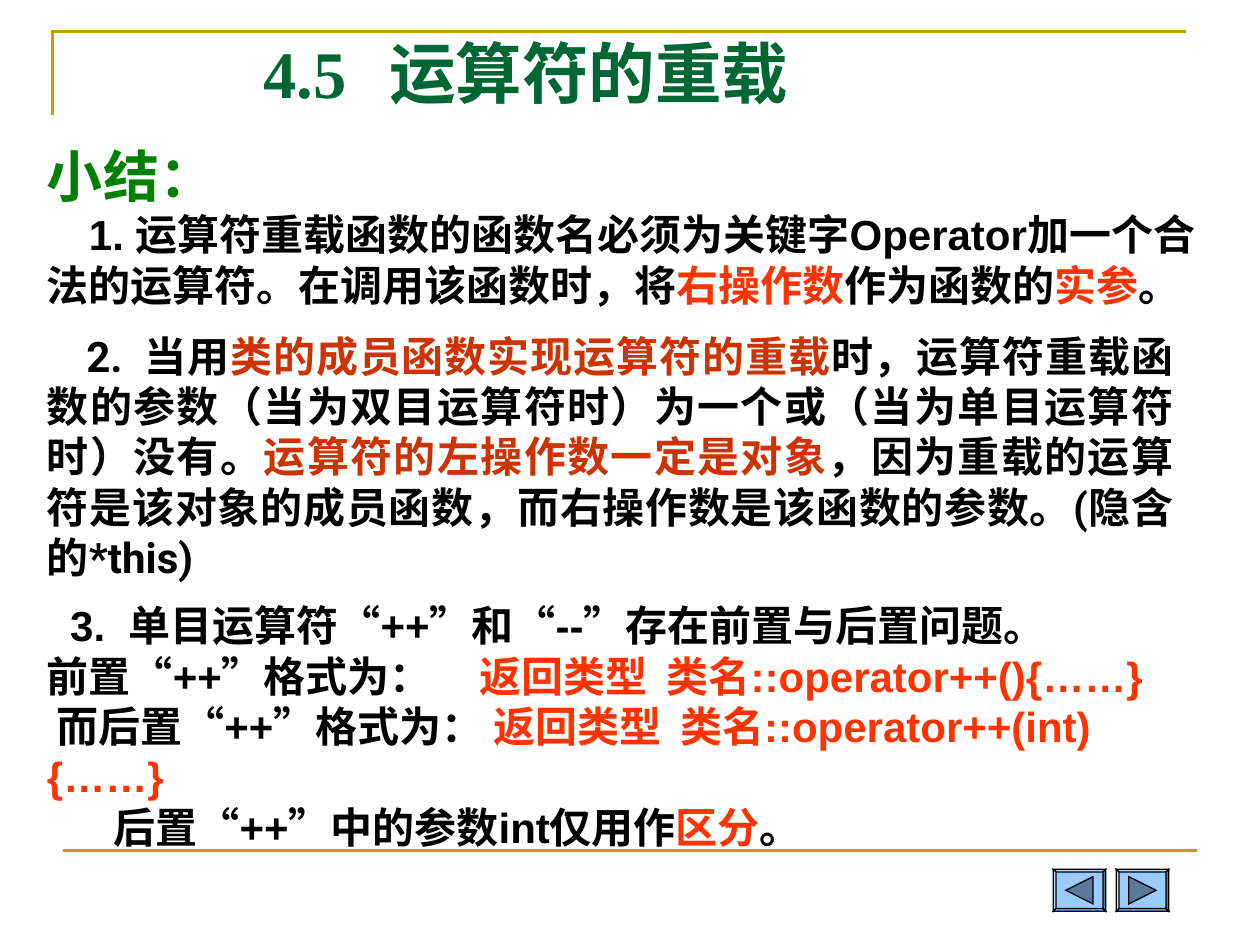
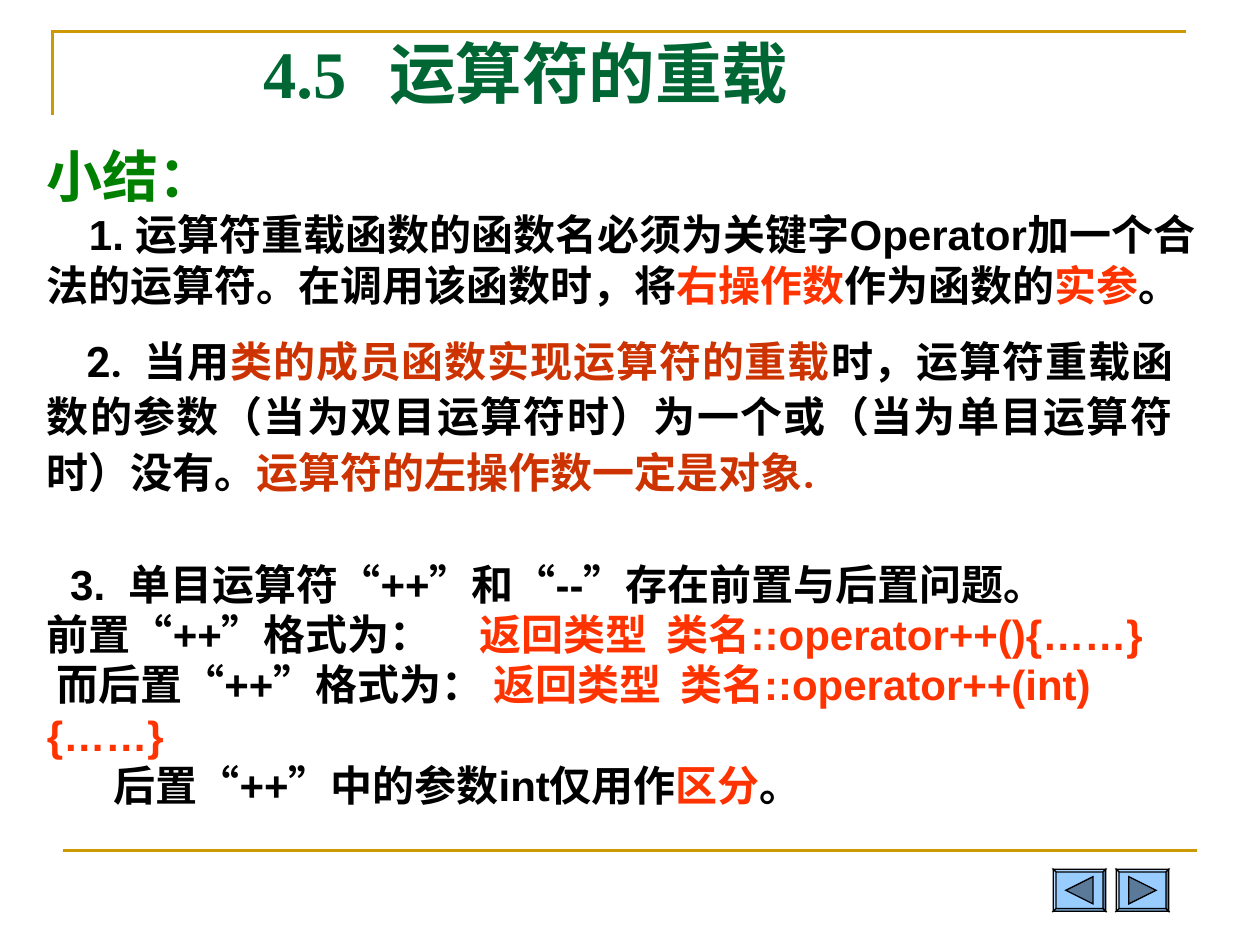
Before and after one commit to Changhe160/Changhe160.github.io, a slide deck: slide 55 of teachingRes/Cplusplus/unit04类与对象.ppt. Drawn at 1260x945 pixels with LibreOffice and Linux fonts; fonts in the diff are those of the drawing. Boxes give left, top, right and bottom in pixels: in the first picture for what was removed or moved away, otherwise in the second. Text is boxed around its words. In the diff, an @@ line names an element or a change of style, - is before the commit and + after.

```diff
--- a/teachingRes/Cplusplus/unit04类与对象.ppt
+++ b/teachingRes/Cplusplus/unit04类与对象.ppt
@@ text at box(47, 341, 1174, 492): text changed @@
-2. 当用类的成员函数实现运算符的重载时，运算符重载函数的参数（当为双目运算符时）为一个或（当为单目运算符时）没有。运算符的左操作数一定是对象，因为重载的运算符是该对象的成员函数，而右操作数是该函数的参数。(隐含的*this)
+2. 当用类的成员函数实现运算符的重载时，运算符重载函数的参数（当为双目运算符时）为一个或（当为单目运算符时）没有。运算符的左操作数一定是对象.
@@ text "3. 单目运算符“++”和“--”存在前置与后置问题。" rewrapped from box(47, 605, 1143, 852) to box(47, 564, 1143, 805) @@
```
Also in this commit, not shown: 17 other slides changed, 1 slide added, 2 slides removed, 1 other file.
